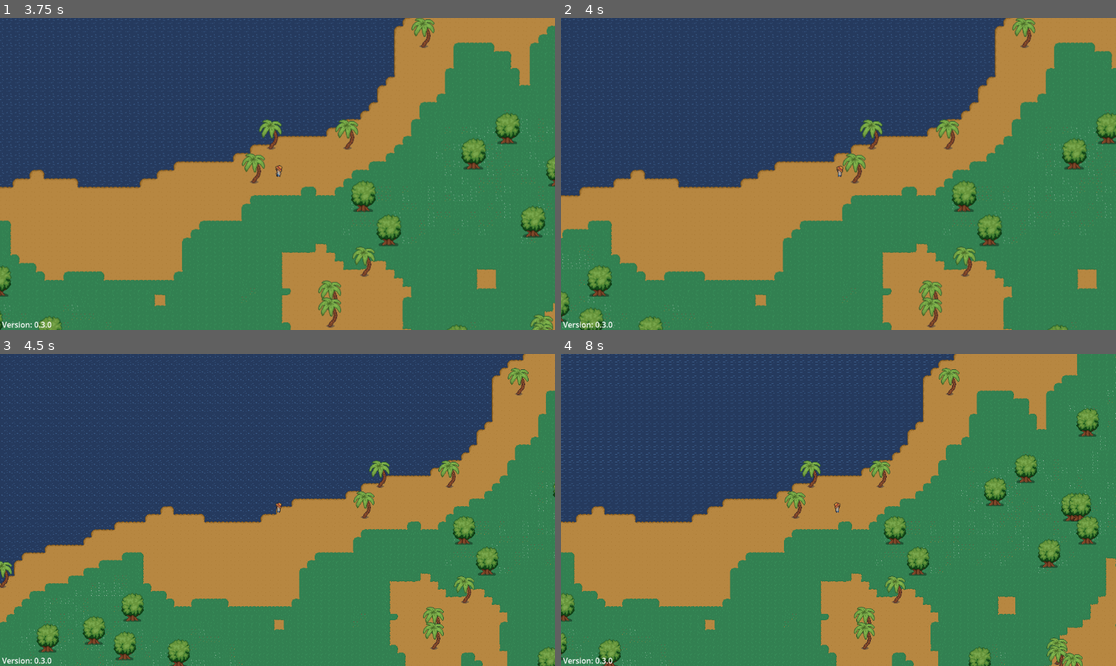
Above: before the commit, frames 1-4 (two rows, left to right).
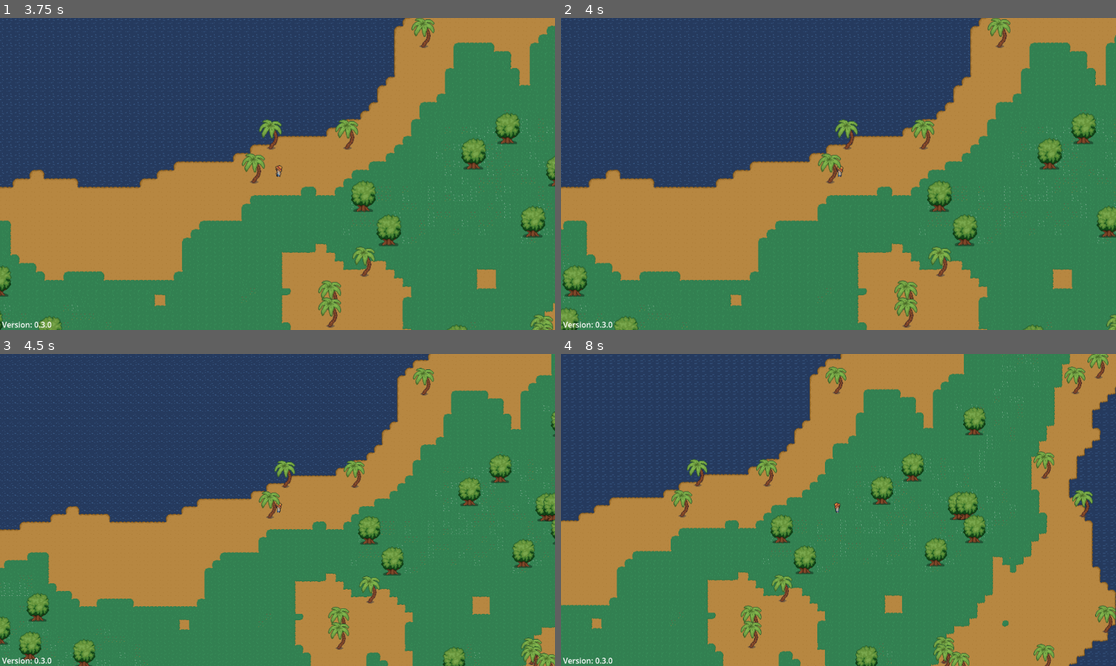
Above: after the commit, the same moments.

Repository: twiederk/PirateGame
Game: Godot game, scene res://world/proc_gen_world.tscn
Same seed, same stepped clock (60 frames per second), same inputs: the game is played once before the commit and once after it.
Inputs (mouse positions are in pixels of both pictures, inside the frame that each line leads up to):
- Up to frame 1 (3.75 s): tap Enter at 0.5 s; move the mouse to (399, 158) at 0.52 s; press the mouse at (399, 158) at 0.53 s; hold D (right) 0.53-1.28 s; move the mouse to (166, 189) at 1.27 s; release the mouse at (166, 189) at 1.28 s; hold S (down) 1.28-2.03 s; tap Mouse wheel up (zoom_in) at 1.35, 3.6 s; move the mouse to (333, 105) at 2.02 s; hold D (right) 2.03-2.78 s; tap Mouse wheel down (zoom_out) at 2.1 s; move the mouse to (249, 236) at 2.77 s; hold W (up) 2.78-3.53 s; click (249, 236) at 2.85 s; move the mouse to (444, 220) at 3.52 s; hold A (left) from 3.53 s (still down)
- Up to frame 2 (4 s): keep holding A (left)
- Up to frame 3 (4.5 s): keep holding A (left); move the mouse to (111, 463) at 4.27 s; tap Mouse wheel down (zoom_out) at 4.35 s
- Up to frame 4 (8 s): move the mouse to (866, 510) at 5.02 s; release A (left) at 5.03 s; press the mouse at (866, 510) at 5.03 s; hold S (down) 5.03-5.78 s; move the mouse to (755, 432) at 5.77 s; release the mouse at (755, 432) at 5.78 s; hold D (right) 5.78-6.53 s; tap Mouse wheel up (zoom_in) at 5.85 s; move the mouse to (960, 494) at 6.52 s; hold W (up) 6.53-7.28 s; tap Mouse wheel down (zoom_out) at 6.6 s; move the mouse to (727, 525) at 7.27 s; hold D (right) from 7.28 s (still down); click (727, 525) at 7.35 s

Frame 1 is identical in both runs. In frame 2, 20% of the frame differs, in the area x 0-100%, y 0-100%; in frame 3, 41%; in frame 4, 56%.

Commit message:
Added collison to palm

Diff:
--- a/godot4/data/tileset.tres
+++ b/godot4/data/tileset.tres
@@ -1832,10 +1832,12 @@
 12:2/0 = 0
 12:2/0/texture_origin = Vector2i(0, 27)
 12:2/0/y_sort_origin = 1
+12:2/0/physics_layer_0/polygon_0/points = PackedVector2Array(3.084343, -8, 6.1686897, -13.879555, -17.73499, -22.747047, -23.903679, -38.93986, -15.036186, -51.66279, 23.903679, -48.57844, 15.421726, -10.409664, 11.789337, -5.7353554, 10.791523, 7.014492, -11.690817, 8.633219)
 15:2/size_in_atlas = Vector2i(3, 4)
 15:2/0 = 0
 15:2/0/texture_origin = Vector2i(10, 28)
 15:2/0/y_sort_origin = 1
+15:2/0/physics_layer_0/polygon_0/points = PackedVector2Array(-1.9277191, -8, -1.1566315, -16.578358, -20.819334, -25.060307, -23.903679, -38.93986, -15.036186, -51.66279, 11.566296, -45.10855, 8.481949, -13.108467, 11.789337, -5.7353554, 10.791523, 7.014492, -11.690817, 8.633219)
 12:6/size_in_atlas = Vector2i(3, 3)
 12:6/0 = 0
 12:6/0/y_sort_origin = 18
